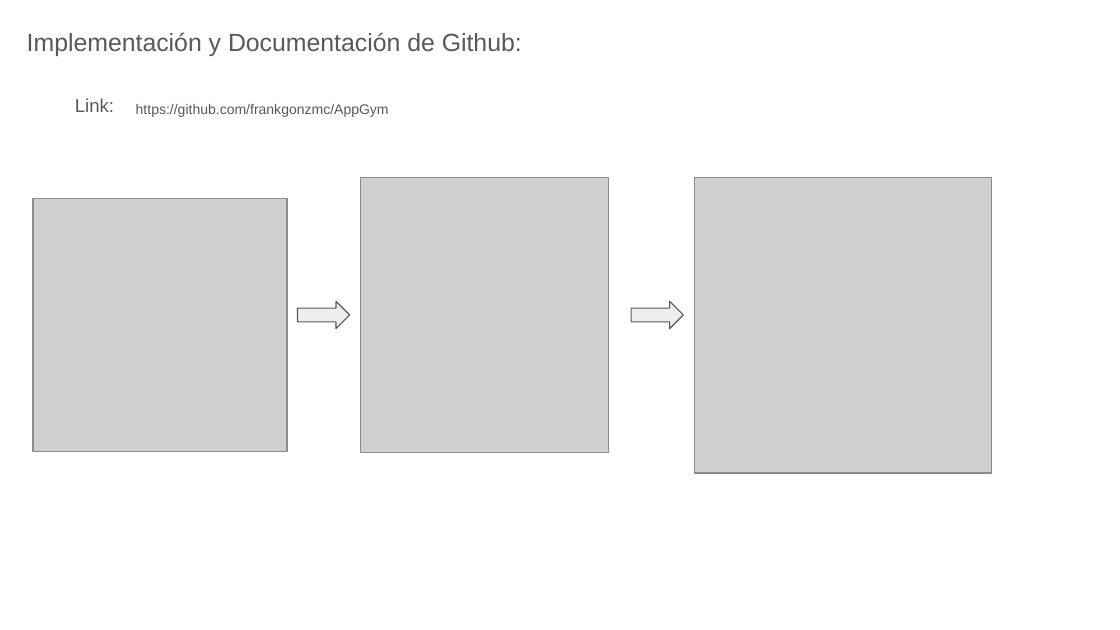
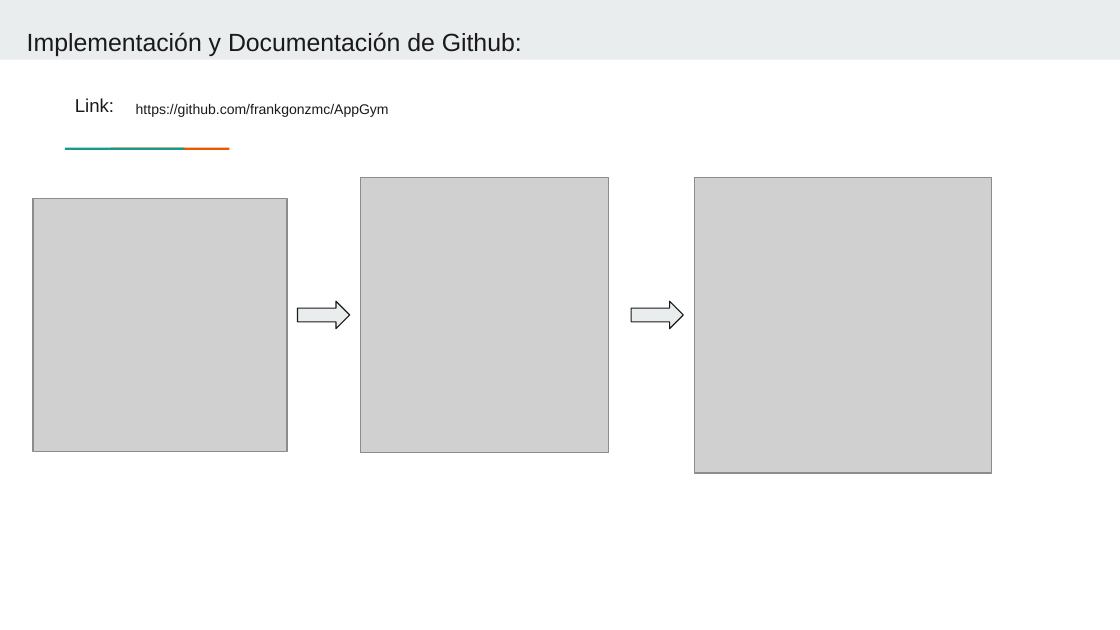
Before and after one commit to frankgonzmc/AppGym, a slide deck: slide 10 of DOC/PRESENTACION.pptx (slide 8 before the commit). Drawn at 1120x630 pixels with LibreOffice and Linux fonts; fonts in the diff are those of the drawing; grey boxes stand for pictures. Boxes give left, top, right and bottom in pixels: in the first picture for what was removed or moved away, otherwise in the second. Text is boxed around its words. In the diff, an @@ line names an element or a change of style, - is before the commit and + after.

```diff
--- a/DOC/PRESENTACION.pptx
+++ b/DOC/PRESENTACION.pptx
@@ rectangle added at [0,0,1120,59], fill #E9EDEE @@
@@ text colour #595959 to #1A1A1A in 3 elements at [27,32,522,56], [75,98,114,112], [136,104,389,117] @@
@@ rectangle added at [102,146,148,151], fill #1A9988 @@
@@ rectangle added at [147,146,193,151], fill #EB5600 @@
@@ right arrow at [298,301,351,329]: fill #EEEEEE to #E9EDEE; outline #595959 0.75 pt to #1A1A1A 0.75 pt @@
@@ right arrow at [632,301,684,329]: fill #EEEEEE to #E9EDEE; outline #595959 0.75 pt to #1A1A1A 0.75 pt @@
```
Also in this commit, not shown: 9 other slides changed, 3 slides added, 1 slide removed, 52 other files.
